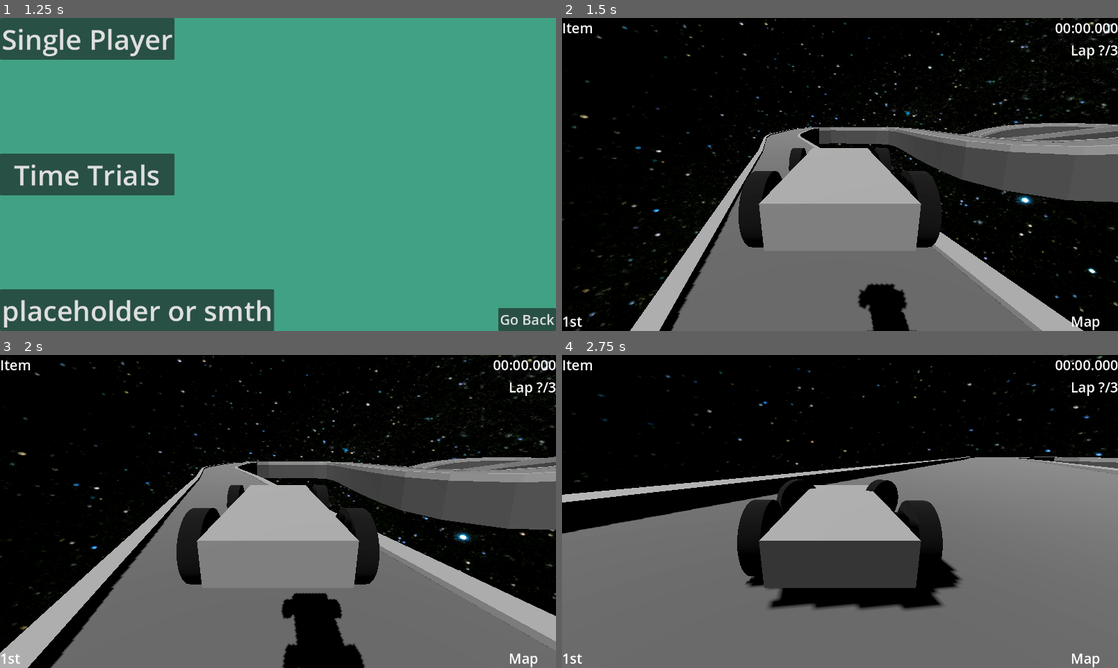
Above: before the commit, frames 1-4 (two rows, left to right).
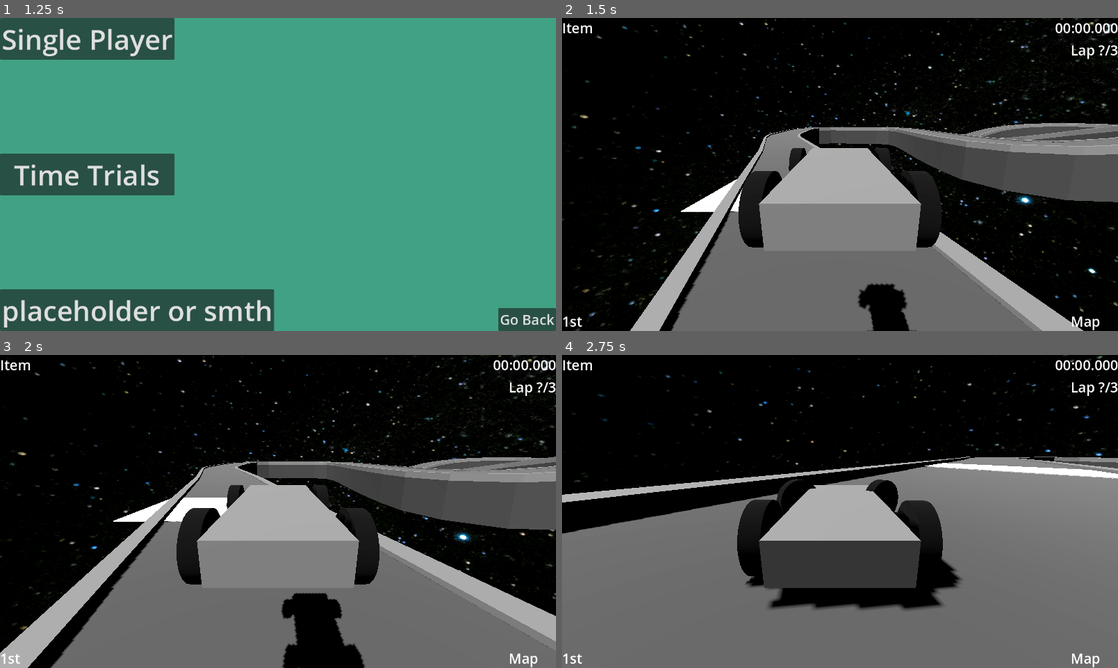
Above: after the commit, the same moments.

Repository: worcestertechnicalhighschool/kart-racer-origin
Game: Godot game, scene res://scenes/ui_scenes/title_screen.tscn
Two runs of this game, one before a commit and one after it. Both use one fixed random seed, a clock stepped at 60 frames per second and the inputs below.
Inputs:
- Up to frame 1 (1.25 s): click "Single Player" at 0.5 s
- Up to frame 2 (1.5 s): click "Single Player" at 1.25 s
- Up to frame 3 (2 s): no input
- Up to frame 4 (2.75 s): hold D (right) from 2.03 s (still down); hold Shift (drift) from 2.03 s (still down)

Frame 1 is identical in both runs. In frame 2, 0.4% of the frame differs, in the area x 21-40%, y 51-62%; in frame 3, 0.7%, in the area x 20-41%, y 45-54%; in frame 4, 0.6%.

Commit message:
boost pad script

Diff:
--- a/scenes/map_scenes/curve_test.tscn
+++ b/scenes/map_scenes/curve_test.tscn
@@ -1,8 +1,9 @@
-[gd_scene load_steps=10 format=3 uid="uid://cbq6dgmwt0u82"]
+[gd_scene load_steps=11 format=3 uid="uid://cbq6dgmwt0u82"]
 
 [ext_resource type="PackedScene" uid="uid://dkuwcntbn4jl2" path="res://scenes/object_scenes/car.tscn" id="1_rflty"]
 [ext_resource type="Texture2D" uid="uid://b3jjiel6oe0xy" path="res://assets/images/skyboxes/skybox_finance.jpg" id="1_tl23f"]
 [ext_resource type="PackedScene" uid="uid://bgfoxm83j36w0" path="res://scenes/oil.tscn" id="3_85lhp"]
+[ext_resource type="PackedScene" uid="uid://carm88pw5xfdy" path="res://scenes/object_scenes/boost_pad.tscn" id="4_0rsgp"]
 
 [sub_resource type="PanoramaSkyMaterial" id="PanoramaSkyMaterial_tl4ks"]
 panorama = ExtResource("1_tl23f")
@@ -108,3 +109,6 @@
 
 [node name="Oil" parent="Obstacles" instance=ExtResource("3_85lhp")]
 transform = Transform3D(9, 0, 0, 0, 9, 0, 0, 0, 9, 330.275, 17.0421, 203.032)
+
+[node name="BoostPad" parent="." instance=ExtResource("4_0rsgp")]
+transform = Transform3D(1, 0, 0, 0, 1, 0, 0, 0, 1, 346.855, 16.9775, 260.383)
--- /dev/null
+++ b/scenes/object_scenes/boost_pad.gd
@@ -0,0 +1,29 @@
+extends StaticBody3D
+
+func _on_area_3d_body_entered(body: Node3D) -> void:
+	if "car" in body.name.to_lower():
+		var com
+
+		for node in body.get_children():
+			if node.name == "CenterOfMass":
+				com = node
+
+		if rotation_degrees.x > rotation_degrees.z:
+			body.apply_central_force(Vector3(100 * sign(rotation_degrees.x), 0, 0))
+		elif rotation_degrees.x < rotation_degrees.z:
+			body.apply_central_force(Vector3(0, 0, 100 * sign(rotation_degrees.z)))
+
+		var fov_out_tween = get_tree().create_tween()
+		fov_out_tween.tween_property(com.Cameras.FrontCamera, "fov", 115, 0.3)
+
+		var center_of_mass_rotation_tween = get_tree().create_tween()
+		center_of_mass_rotation_tween.tween_property(com, "rotation_degrees", Vector3(10, 0, 0), 0.3)
+
+		$CameraTimer.start()
+
+func _on_camera_timer_timeout() -> void:
+	var fov_in_tween = get_tree().create_tween()
+	#fov_in_tween.tween_property(camera, "fov", 75, 0.3)
+
+	var center_of_mass_reversion_tween = get_tree().create_tween()
+	#center_of_mass_reversion_tween.tween_property(com, "rotation_degrees", Vector3(0, 0, 0), 0.3)
--- a/scenes/object_scenes/boost_pad.tscn
+++ b/scenes/object_scenes/boost_pad.tscn
@@ -1,22 +1,28 @@
 [gd_scene load_steps=5 format=3 uid="uid://carm88pw5xfdy"]
 
-[ext_resource type="Texture2D" path="res://assets/images/maxresdefault.jpg" id="1_pw8h3"]
+[ext_resource type="Script" path="res://scenes/object_scenes/boost_pad.gd" id="1_n66xy"]
 
 [sub_resource type="StandardMaterial3D" id="StandardMaterial3D_ymfeq"]
-albedo_texture = ExtResource("1_pw8h3")
 
 [sub_resource type="BoxMesh" id="BoxMesh_qa0bn"]
 
 [sub_resource type="BoxShape3D" id="BoxShape3D_x4mro"]
 
 [node name="BoostPad" type="StaticBody3D"]
-collision_layer = 2
+script = ExtResource("1_n66xy")
 
 [node name="MeshInstance3D" type="CSGMesh3D" parent="."]
 transform = Transform3D(22.4, 0, 0, 0, 0.141, 0, 0, 0, 12, 0, 0, 0)
 material_override = SubResource("StandardMaterial3D_ymfeq")
 mesh = SubResource("BoxMesh_qa0bn")
 
-[node name="CollisionShape3D" type="CollisionShape3D" parent="."]
+[node name="Area3D" type="Area3D" parent="."]
+
+[node name="CollisionShape3D" type="CollisionShape3D" parent="Area3D"]
 transform = Transform3D(22.4, 0, 0, 0, 0.4, 0, 0, 0, 12, 0, 0, 0)
 shape = SubResource("BoxShape3D_x4mro")
+
+[node name="CameraTimer" type="Timer" parent="."]
+
+[connection signal="body_entered" from="Area3D" to="." method="_on_area_3d_body_entered"]
+[connection signal="timeout" from="CameraTimer" to="." method="_on_camera_timer_timeout"]
--- a/scenes/object_scenes/car.tscn
+++ b/scenes/object_scenes/car.tscn
@@ -94,13 +94,7 @@
 collision_mask = 2
 debug_shape_thickness = 5
 
-[node name="CameraTimer" type="Timer" parent="."]
-wait_time = 2.5
-one_shot = true
-
 [node name="Ui" parent="." instance=ExtResource("2_1w8et")]
 
 [node name="PauseMenu" parent="." instance=ExtResource("3_8ffs4")]
 visible = false
-
-[connection signal="timeout" from="CameraTimer" to="." method="_on_camera_timer_timeout"]
--- a/scripts/car.gd
+++ b/scripts/car.gd
@@ -40,21 +40,6 @@
 # Called every frame. 'delta' is the elapsed time since the previous frame.
 func _physics_process(delta: float) -> void:
 	#print(linear_velocity)
-	if ray.is_colliding():
-		if "BoostPad" in ray.get_collider().name:
-			if rotation_degrees.x > rotation_degrees.z:
-				apply_central_force(Vector3(100 * sign(rotation_degrees.x), 0, 0))
-			elif rotation_degrees.x < rotation_degrees.z:
-				apply_central_force(Vector3(0, 0, 100 * sign(rotation_degrees.z)))
-
-			var fov_out_tween = get_tree().create_tween()
-			fov_out_tween.tween_property(camera, "fov", 115, 0.3)
-
-			var center_of_mass_rotation_tween = get_tree().create_tween()
-			center_of_mass_rotation_tween.tween_property(com, "rotation_degrees", Vector3(10, 0, 0), 0.3)
-
-			$CameraTimer.start()
-
 	#print(rotation_degrees,rotation)
 	#print(linear_velocity)
 	if Input.is_action_pressed("drift") and Input.get_axis("right","left") != 0 and !drift:
@@ -81,13 +66,6 @@
 	if drift:
 		engine_force = ENGINE_POWER
 		steering = move_toward(steering, axis * MAX_STEER, delta * 10)
-
-func _on_camera_timer_timeout() -> void:
-	var fov_in_tween = get_tree().create_tween()
-	fov_in_tween.tween_property(camera, "fov", 75, 0.3)
-
-	var center_of_mass_reversion_tween = get_tree().create_tween()
-	center_of_mass_reversion_tween.tween_property(com, "rotation_degrees", Vector3(0, 0, 0), 0.3)
 
 
 func _integrate_forces(state: PhysicsDirectBodyState3D) -> void:
